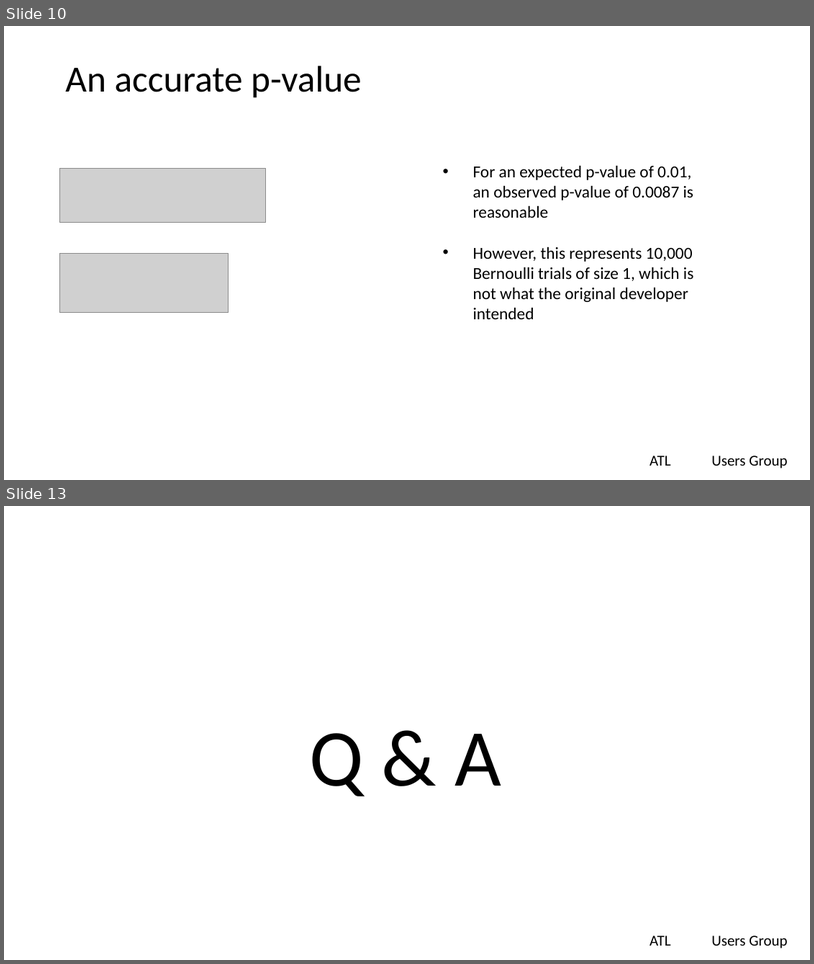
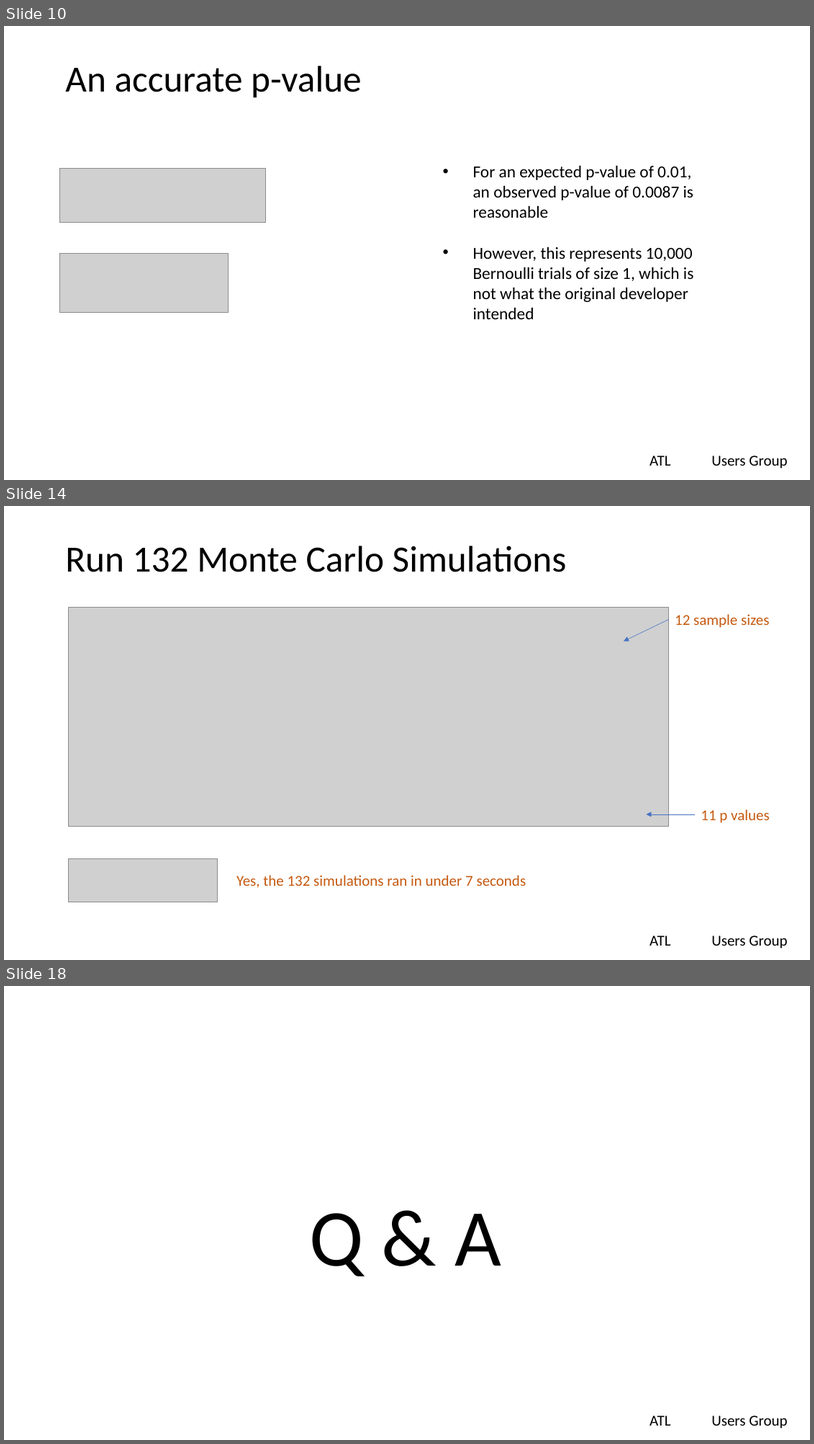
Before and after one commit to lgreski/communications, a slide deck: presentations/debuggingBernoulliTrials.pptx. Shown one above the other, each under a label of ours: slides 10 and 13 before the commit, slides 10, 14 and 18 after it; the slides between them are not shown. The pictures are 814x964 and 814x1444 pixels, drawn with LibreOffice and Linux fonts; fonts in the diff are those of the drawing; grey boxes stand for pictures; background and template pictures are left out. Boxes give left, top, right and bottom in pixels: in the first picture for what was removed or moved away, otherwise in the second. Text is boxed around its words. In the diff, an @@ line names an element or a change of style, - is before the commit and + after.

Commit message:
final version of presentation, minor edits to code. Add graphics by sample size for regular and adjusted Wald confidence intervals

```diff
--- a/presentations/debuggingBernoulliTrials.pptx
+++ b/presentations/debuggingBernoulliTrials.pptx
@@ slide 14 added at (4,506,810,960), background #FFFFFF; not listed: 2 template elements that a slide beside it also shows @@
@@ title added at (65,546,567,572), 44 pt, text #000000 @@
+Run 132 Monte Carlo Simulations
@@ picture added at (69,607,669,826) @@
@@ arrow added from (669, 619) to (624, 641), #4472C4 0.5 pt @@
@@ text added at (675,614,769,628), 18 pt, text #C55A11 @@
+12 sample sizes
@@ arrow added from (695, 814) to (646, 814), #4472C4 0.5 pt @@
@@ text added at (701,809,770,823), 18 pt, text #C55A11 @@
+11 p values
@@ picture added at (69,859,218,901) @@
@@ text added at (237,875,527,888), 18 pt, text #C55A11 @@
+Yes, the 132 simulations ran in under 7 seconds
@@ what was slide 13 is now slide 18 @@
```
Also in this commit, not shown: 9 slides changed, 5 other slides added, 1 slide removed, 2 other files.
